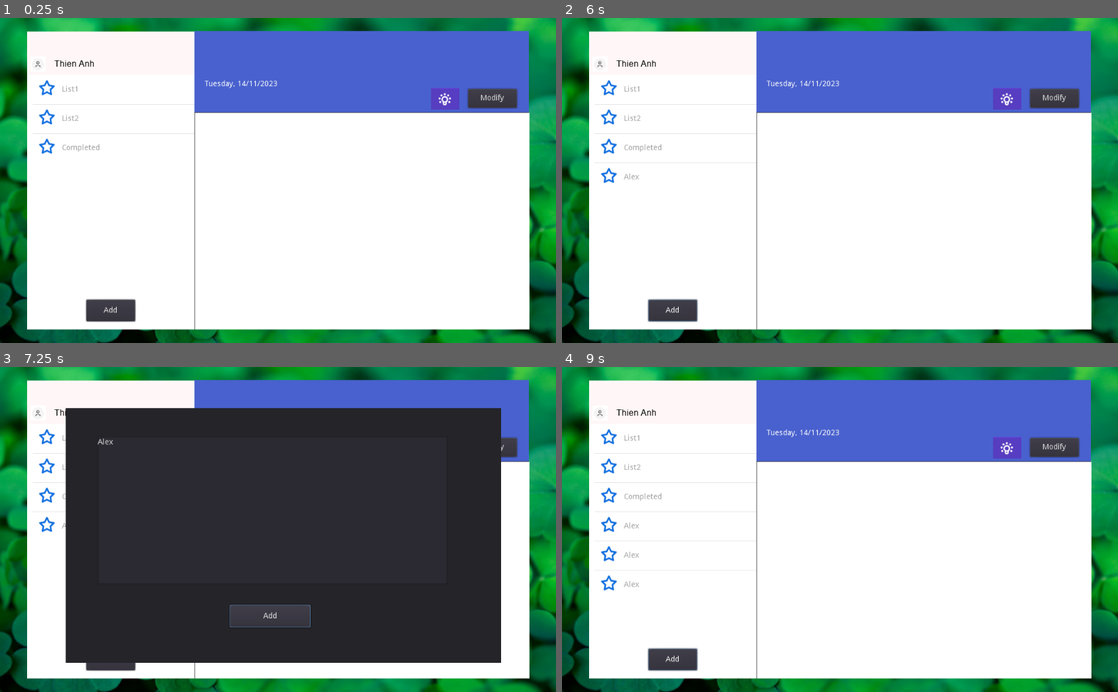
Above: before the commit, frames 1-4 (two rows, left to right).
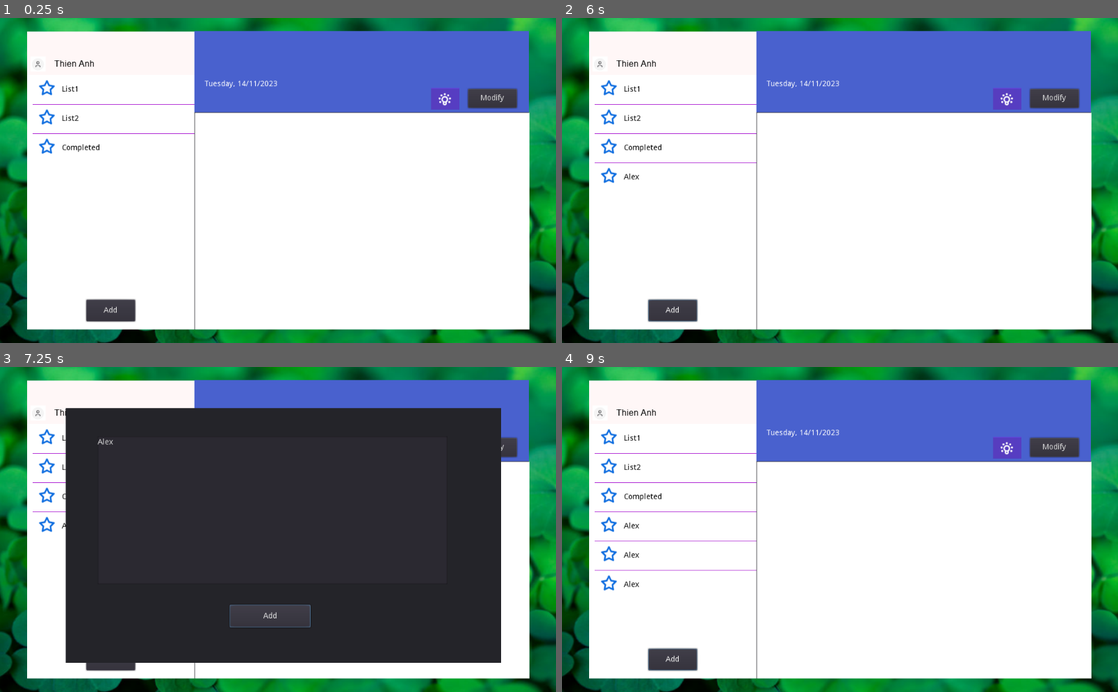
Above: after the commit, the same moments.

Repository: ohmygod481999/to-do-app-gotdot
Game: Godot game, scene res://Control.tscn
The game is run twice, just before and just after one commit, with the same random seed, the same clock (stepped at 60 frames per second) and the same inputs.
Inputs (mouse positions are in pixels of both pictures, inside the frame that each line leads up to):
- Up to frame 1 (0.25 s): no input
- Up to frame 2 (6 s): click "Modify" at 0.5 s; click "Add" at 1.25 s; click (834, 161) at 2.02 s; type "Alex" at 2.1 s; click "Modify" at 2.75 s; click "Add" at 3.5 s; click "Modify" at 4.25 s; click "Add" at 5 s; tap Enter at 5.75 s
- Up to frame 3 (7.25 s): tap Space at 6.5 s
- Up to frame 4 (9 s): tap Enter at 7.25, 8.75 s; tap Space at 8 s

The runs differ from the first frame. In frame 1, 0.2% of the frame differs, in the area x 5-35%, y 20-42%; in frame 2, 0.3%; in frame 3, less than 0.1%; in frame 4, 0.6%, in the area x 5-35%, y 20-68%.
Error in both runs: Invalid get index 'data' (on base: 'Nil'). (res://Control.gd:71)

Commit message:
change collection color

Diff:
--- a/Control.tscn
+++ b/Control.tscn
@@ -204,6 +204,9 @@
 margin_right = 154.0
 margin_bottom = 166.108
 custom_styles/bg = SubResource( 12 )
+custom_colors/guide_color = Color( 0.686275, 0.145098, 0.835294, 1 )
+custom_colors/font_color_selected = Color( 0.905882, 0.054902, 0.054902, 1 )
+custom_colors/font_color = Color( 0, 0, 0, 1 )
 items = [ "Hoc bai", null, false, "Choi game", null, false ]
 script = ExtResource( 9 )
 
